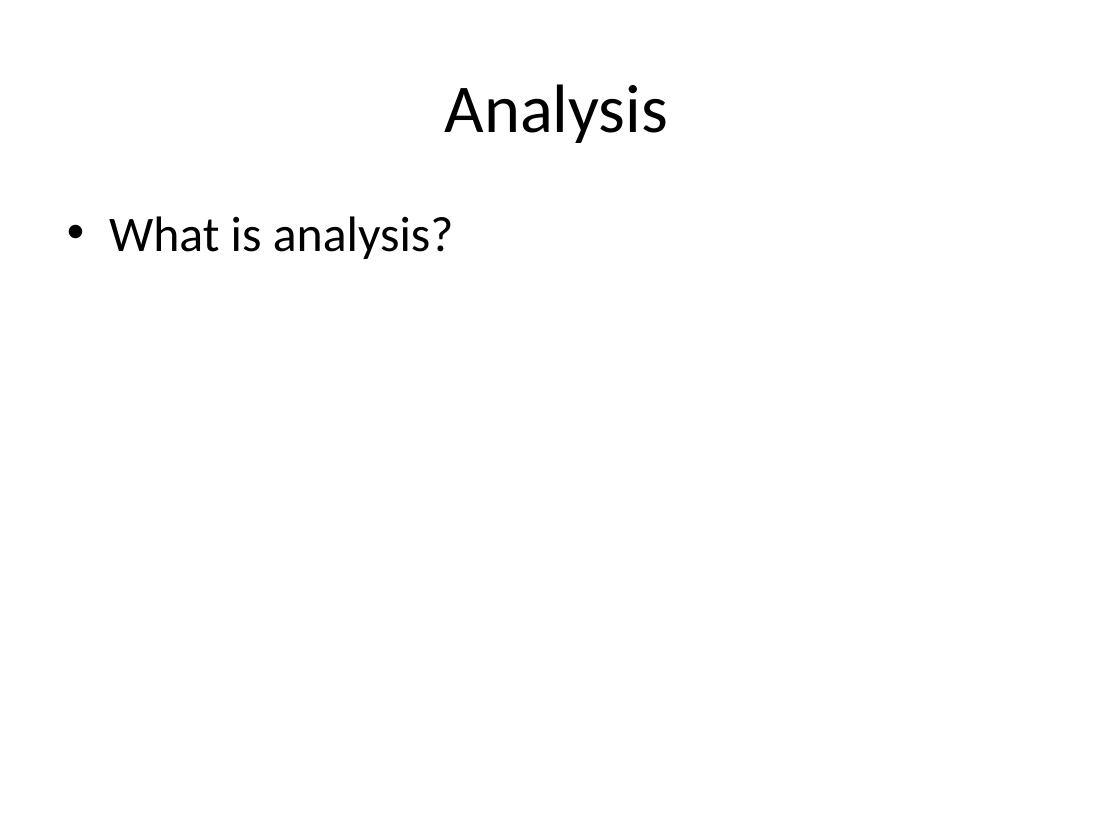
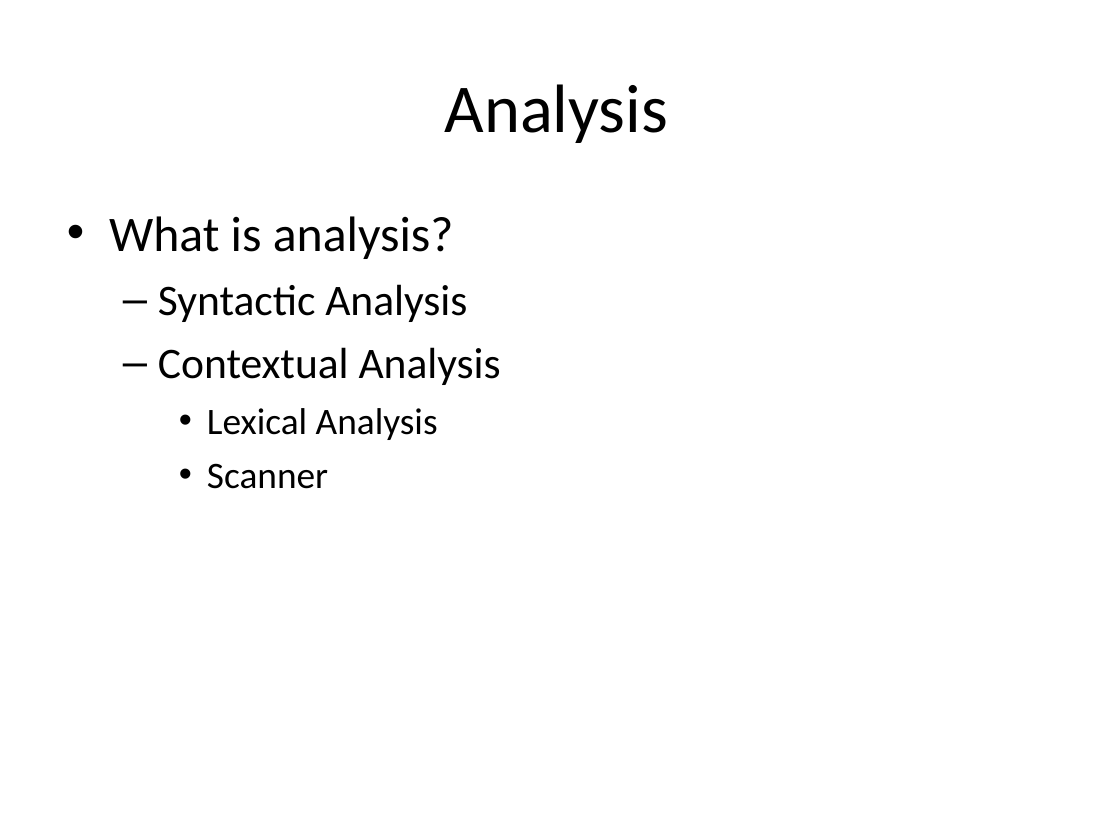
Before and after one commit to isurup/kalle-martin-group, a slide deck: slide 2 of SSE2/slides/1 Analysis.ppt. Drawn at 1120x840 pixels with LibreOffice and Linux fonts; fonts in the diff are those of the drawing. Boxes give left, top, right and bottom in pixels: in the first picture for what was removed or moved away, otherwise in the second. Text is boxed around its words. In the diff, an @@ line names an element or a change of style, - is before the commit and + after.

```diff
--- a/SSE2/slides/1 Analysis.ppt
+++ b/SSE2/slides/1 Analysis.ppt
@@ text at (x1=158, y1=284, x2=501, y2=489): paragraphs added @@
+  – Syntactic Analysis
+  – Contextual Analysis
+    • Lexical Analysis
+    • Scanner
```
